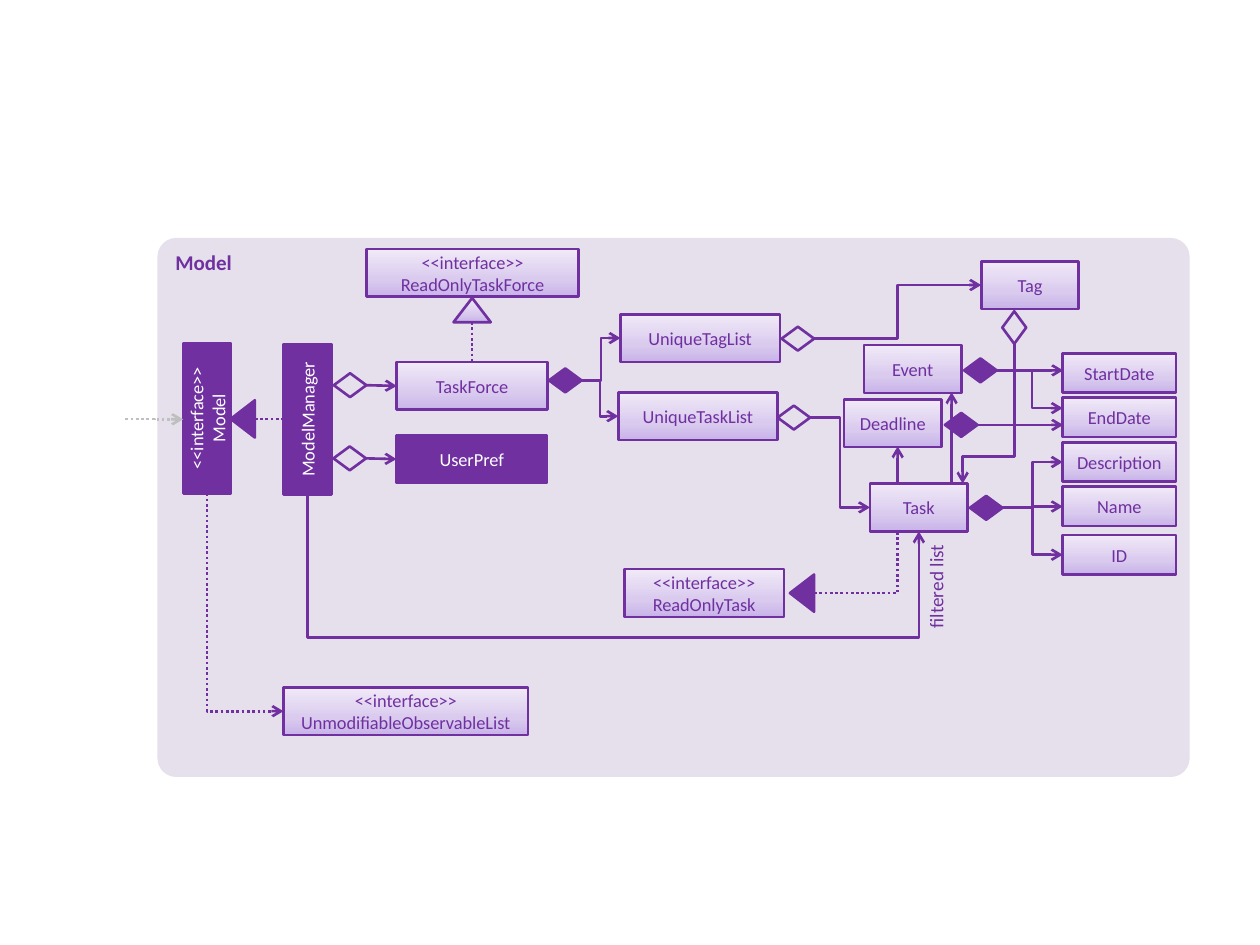
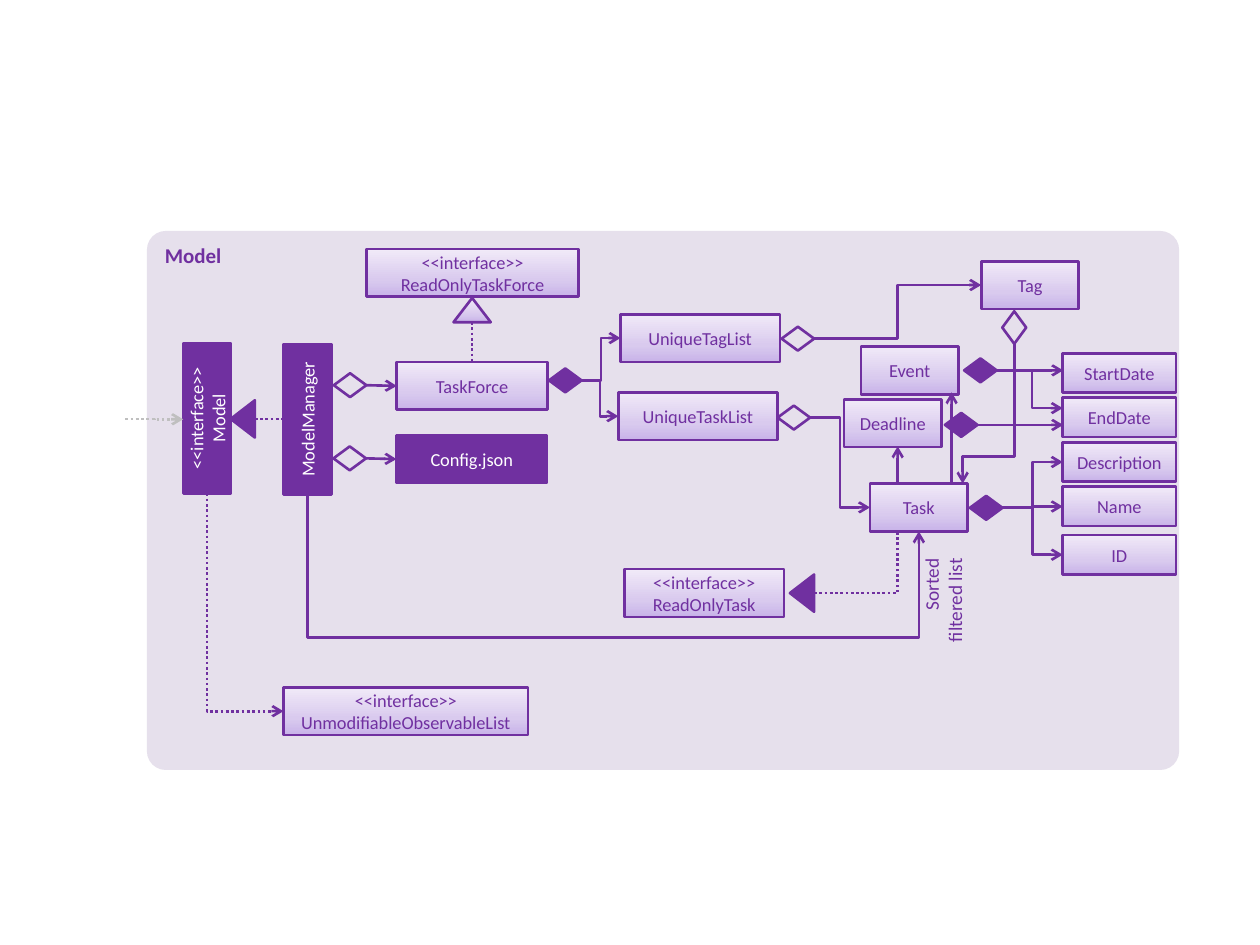
Before and after one commit to tanboonjoon/main, a slide deck: slide 9 of docs/diagrams/Diagrams.pptx. Drawn at 1260x945 pixels with LibreOffice and Linux fonts; fonts in the diff are those of the drawing. Boxes give left, top, right and bottom in pixels: in the first picture for what was removed or moved away, otherwise in the second. Text is boxed around its words. In the diff, an @@ line names an element or a change of style, - is before the commit and + after.

```diff
--- a/docs/diagrams/Diagrams.pptx
+++ b/docs/diagrams/Diagrams.pptx
@@ rounded rectangle "Model": place and size @@
-rounded rectangle "Model" at (158,238,1189,777)
+rounded rectangle "Model" at (147,231,1179,770)
@@ text in rectangle at (431,453,513,469): text changed @@
-UserPref
+Config.json
@@ text at (921,560,967,641): text changed @@
-filtered list
+Sorted filtered list
```
Also in this commit, not shown: 1 other slide changed, 2 slides added, 4 other files.
